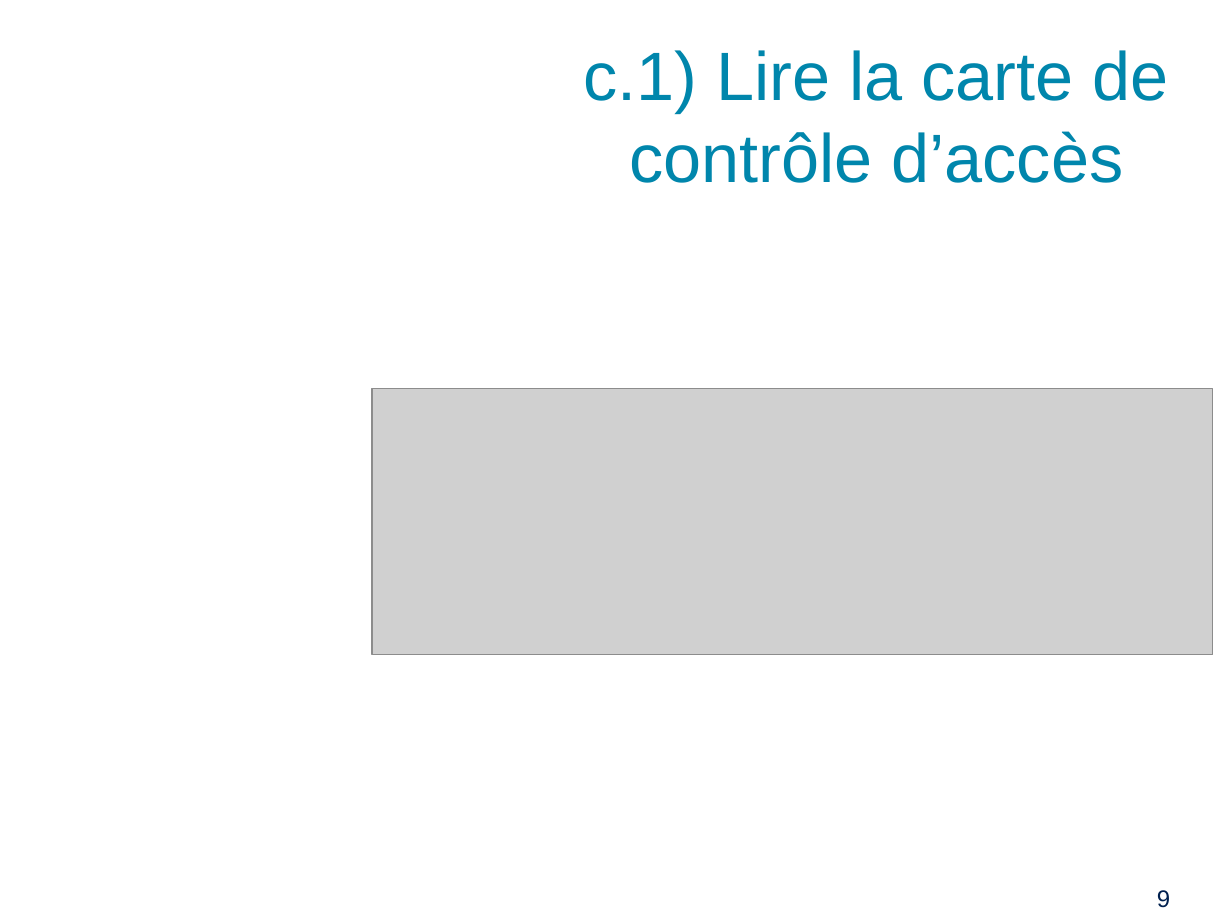
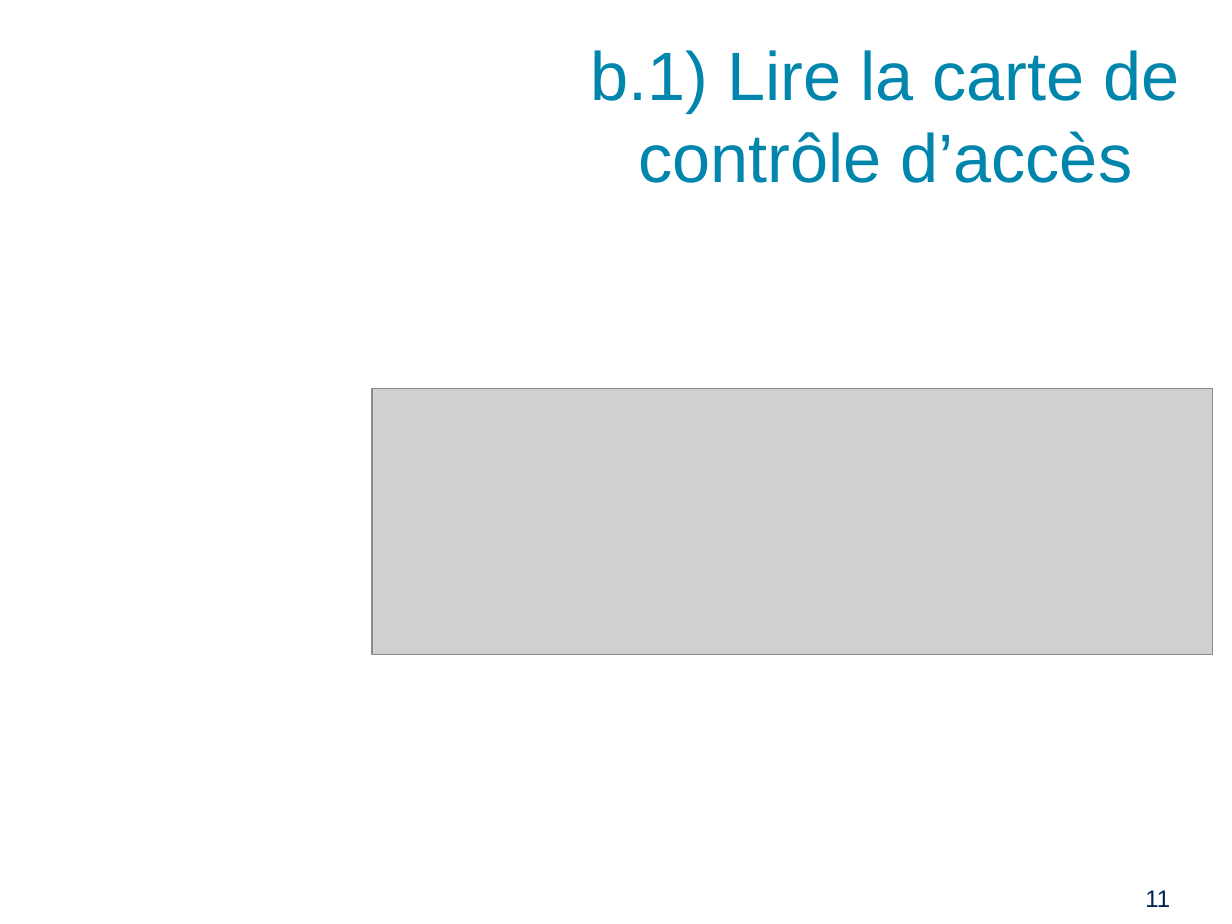
Before and after one commit to PinaudLucas/Projet, a slide deck: slide 11 of Lucas/Revue_1.odp (slide 9 before the commit). Drawn at 1232x924 pixels with LibreOffice and Linux fonts; fonts in the diff are those of the drawing; grey boxes stand for pictures; background and template pictures are left out. Boxes give left, top, right and bottom in pixels: in the first picture for what was removed or moved away, otherwise in the second. Text is boxed around its words. In the diff, an @@ line names an element or a change of style, - is before the commit and + after.

```diff
--- a/Lucas/Revue_1.odp
+++ b/Lucas/Revue_1.odp
@@ title at [591,50,1180,183]: text changed @@
-c.1) Lire la carte de contrôle d’accès
+b.1) Lire la carte de contrôle d’accès
@@ page number at [1145,890,1170,907]: text changed @@
-9
+11
```
Also in this commit, not shown: 8 other slides changed, 2 slides added, 1 other file.
